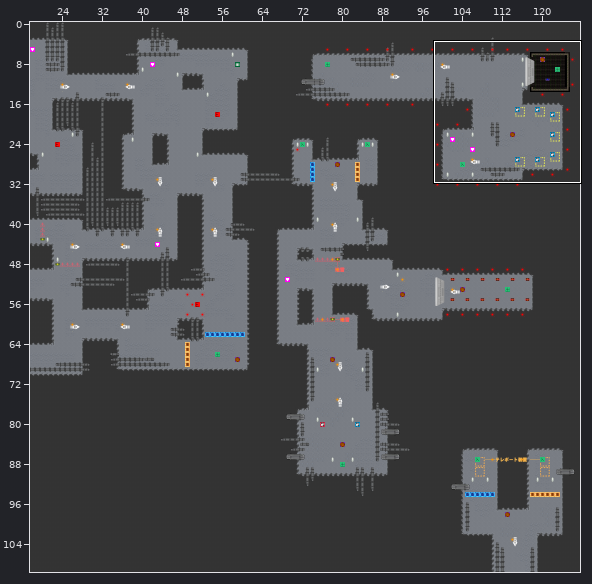
Tiled map -- SirensMoon/resource/MapData/Stage1.tmx. The picture above shows the old version from afar; the outline marks the close-up.
Close-up. Before the edit:
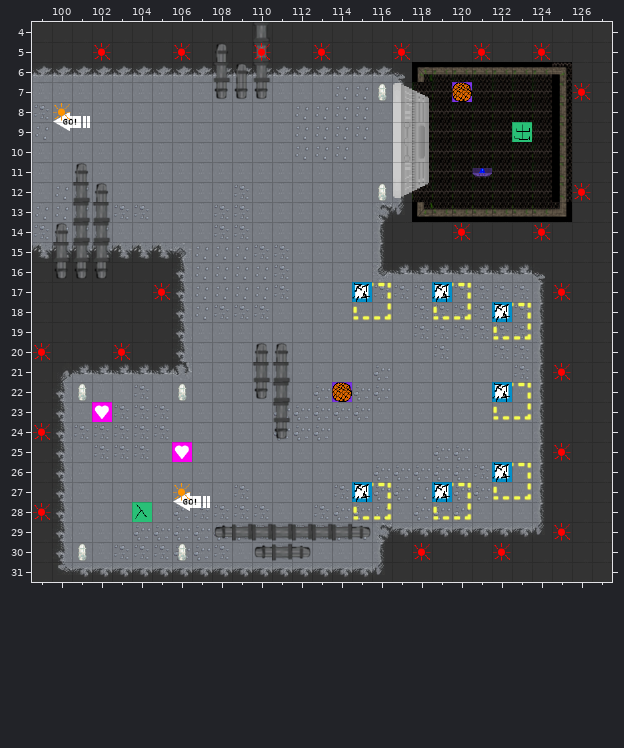
Cells are 30x30 px. Shown: x 99..127, y 4..31. The commit also changed other parts of the map, which this record leaves out.
The result:
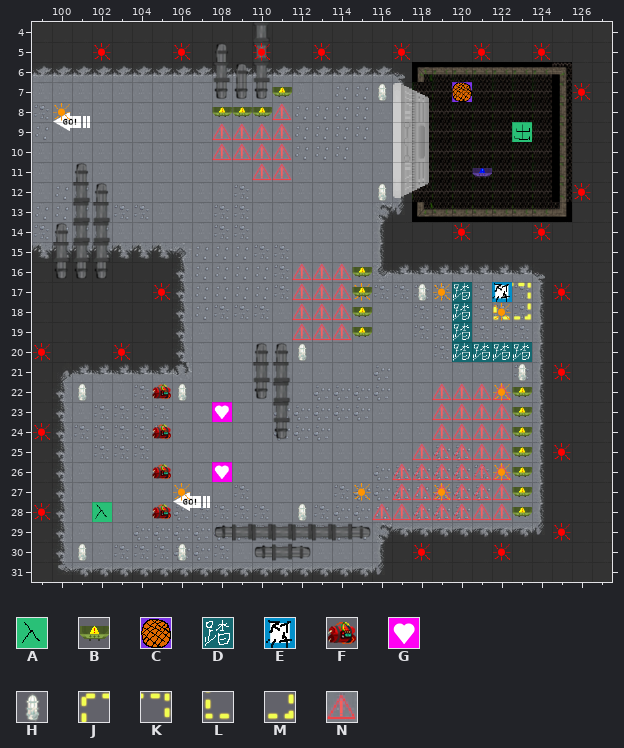
Key: from "tile_icon": A 1 "Teleport_IN", B 3 "Mine", C 9 "DegitalLetter", D 13 "SwitchArea", E 14 "Switch", F 15 "TNT"; from "tile_test": G 40 "ItemHP", H 69 "Light", J 113 "BackGround", K 114 "BackGround", L 153 "BackGround", M 154 "BackGround", N 353 "BackGround".
_ is an empty cell, . an unchanged one.
Objects are placed by their top-left corner, in cells (3,4 is the top-left corner of cell 3,4); size is 1x1 cell unless given.
See-through tiles are keyed as they look on the map.
What changed:
--- layer "tile_Layer3"
@@ x 108..111 @@
- 8 ..._
- 9 ____
-10 ____
-11 ..__
+ 8 ...N
+ 9 NNNN
+10 NNNN
+11 ..NN
@@ x 112..123 @@
-16 ___.........
-17 ___JK..JK.__
-18 ___LM..LM.JK
-19 ___.......LM
+16 NNN.........
+17 NNN__..__.JK
+18 NNN__..__.LM
+19 NNN.......__
@@ x 115..123 @@
-22 ....___JK
-23 ....___LM
-24 ....____.
-25 ..._____.
-26 .._____JK
-27 JK__JK_LM
-28 LM__LM__.
+22 ....NNNN_
+23 ....NNNN_
+24 ....NNNN.
+25 ...NNNNN.
+26 ..NNNNNN_
+27 __NNNNNN_
+28 _NNNNNNN.
--- layer "Light"
+H "Light" at 118,17
+H "Light" at 112,20
+H "Light" at 123,21
+H "Light" at 112,28
--- layer "Gimmick"
-E "Switch" at 119,27
+E "Switch" at 122,17
-G "ItemHP" at 102,23
+G "ItemHP" at 108,23
-G "ItemHP" at 106,25
+G "ItemHP" at 108,26
-A "Teleport_IN" at 104,28
+A "Teleport_IN" at 102,28
+B "Mine" at 111,7
+B "Mine" at 108,8
+B "Mine" at 109,8
+B "Mine" at 110,8
+B "Mine" at 115,16
+B "Mine" at 115,17
+D "SwitchArea" at 120,17
+B "Mine" at 115,18
+D "SwitchArea" at 120,18
+B "Mine" at 115,19
+D "SwitchArea" at 120,19
+D "SwitchArea" at 120,20
+D "SwitchArea" at 121,20
+D "SwitchArea" at 122,20
+D "SwitchArea" at 123,20
+B "Mine" at 123,22
+F "TNT" at 105,22
+B "Mine" at 123,23
+B "Mine" at 123,24
+F "TNT" at 105,24
+B "Mine" at 123,25
+B "Mine" at 123,26
+F "TNT" at 105,26
+B "Mine" at 123,27
+B "Mine" at 123,28
+F "TNT" at 105,28
-E "Switch" at 115,17
-E "Switch" at 119,17
-E "Switch" at 122,18
-C "DegitalLetter" at 114,22
-E "Switch" at 122,22
-E "Switch" at 122,26
-E "Switch" at 115,27
